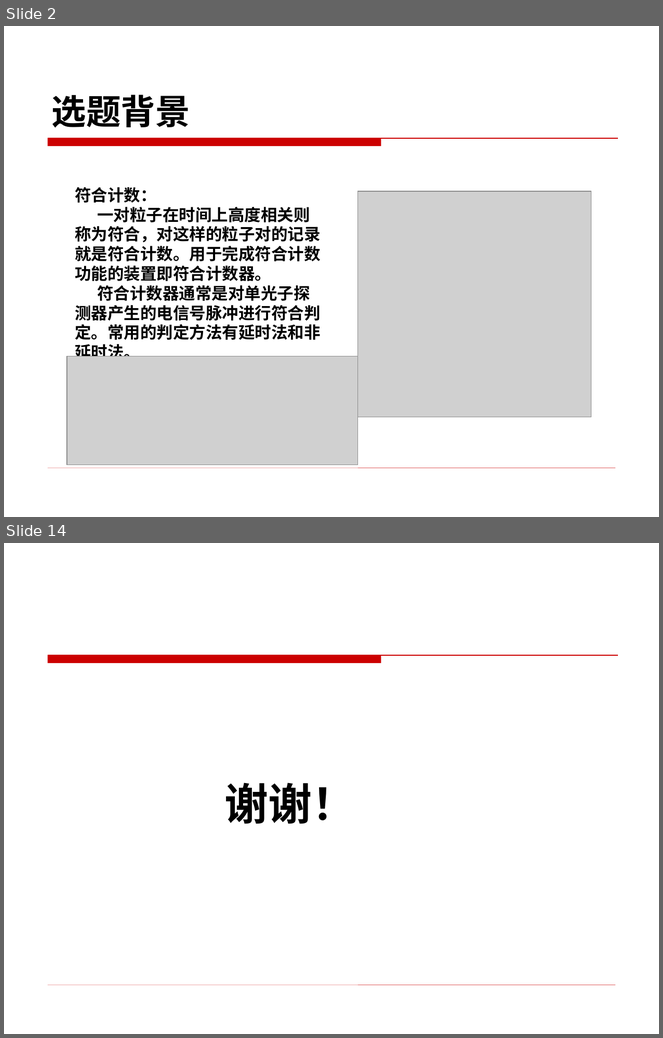
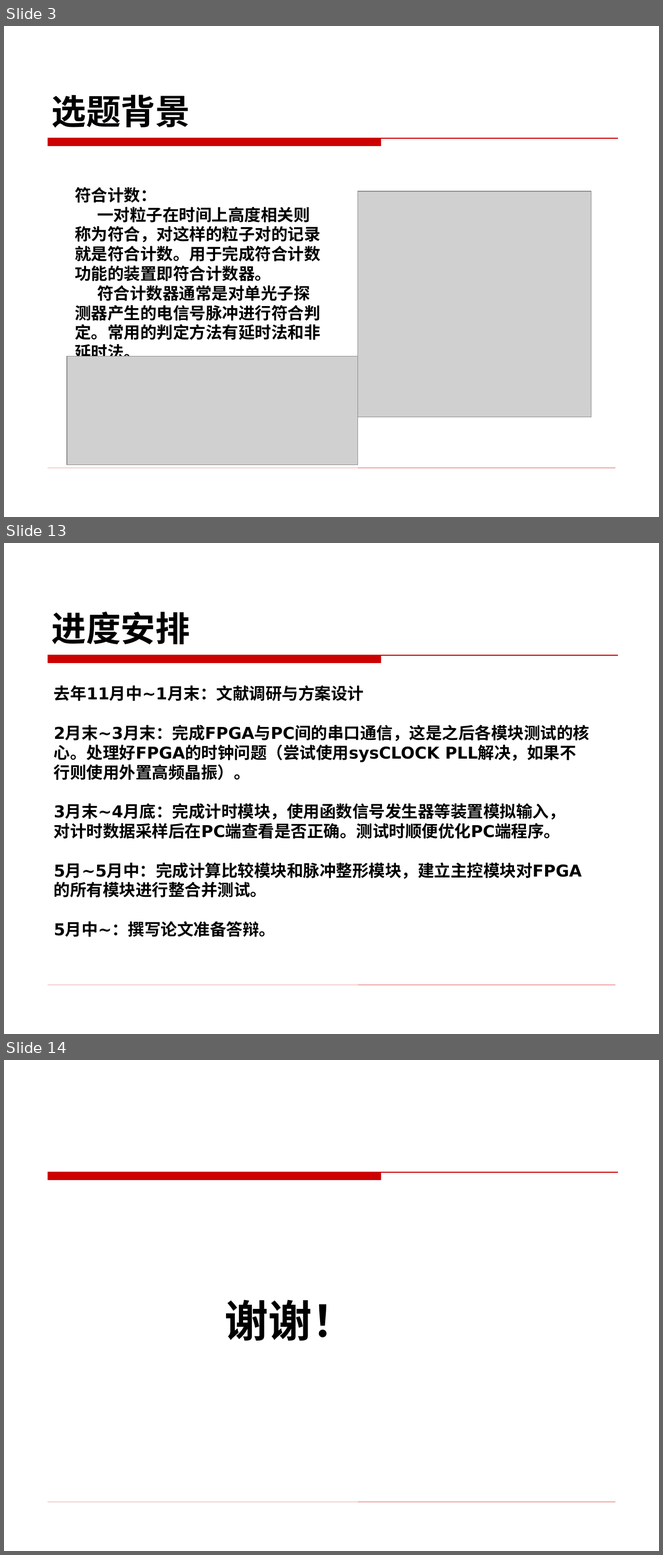
Before and after one commit to BevisGX/git, a slide deck: 开题PPT_宾光祥.ppt. Shown one above the other, each under a label of ours: slides 2 and 14 before the commit, slides 3, 13 and 14 after it; the slides between them are not shown. The pictures are 663x1038 and 663x1555 pixels, drawn with LibreOffice and Linux fonts; fonts in the diff are those of the drawing; grey boxes stand for pictures; background and template pictures are left out. Boxes give left, top, right and bottom in pixels: in the first picture for what was removed or moved away, otherwise in the second. Text is boxed around its words. In the diff, an @@ line names an element or a change of style, - is before the commit and + after.

```diff
--- a/开题PPT_宾光祥.ppt
+++ b/开题PPT_宾光祥.ppt
@@ slide 13 added at [4, 543, 659, 1034], background picture (left out); not listed: 2 template elements that a slide beside it also shows @@
@@ title added at [52, 612, 190, 644], 38 pt, text #000000, bold @@
+进度安排
@@ text added at [54, 685, 590, 937], 18 pt, text #000000, bold @@
+去年11月中~1月末：文献调研与方案设计
+2月末~3月末：完成FPGA与PC间的串口通信，这是之后各模块测试的核心。处理好FPGA的时钟问题（尝试使用sysCLOCK PLL解决，如果不行则使用外置高频晶振）。
+3月末~4月底：完成计时模块，使用函数信号发生器等装置模拟输入， 对计时数据采样后在PC端查看是否正确。测试时顺便优化PC端程序。
+5月~5月中：完成计算比较模块和脉冲整形模块，建立主控模块对FPGA的所有模块进行整合并测试。
+5月中~：撰写论文准备答辩。
@@ what was slide 2 is now slide 3 @@
```
Also in this commit, not shown: 5 slides changed, 6 other slides added, 7 slides removed, 1 other file.
